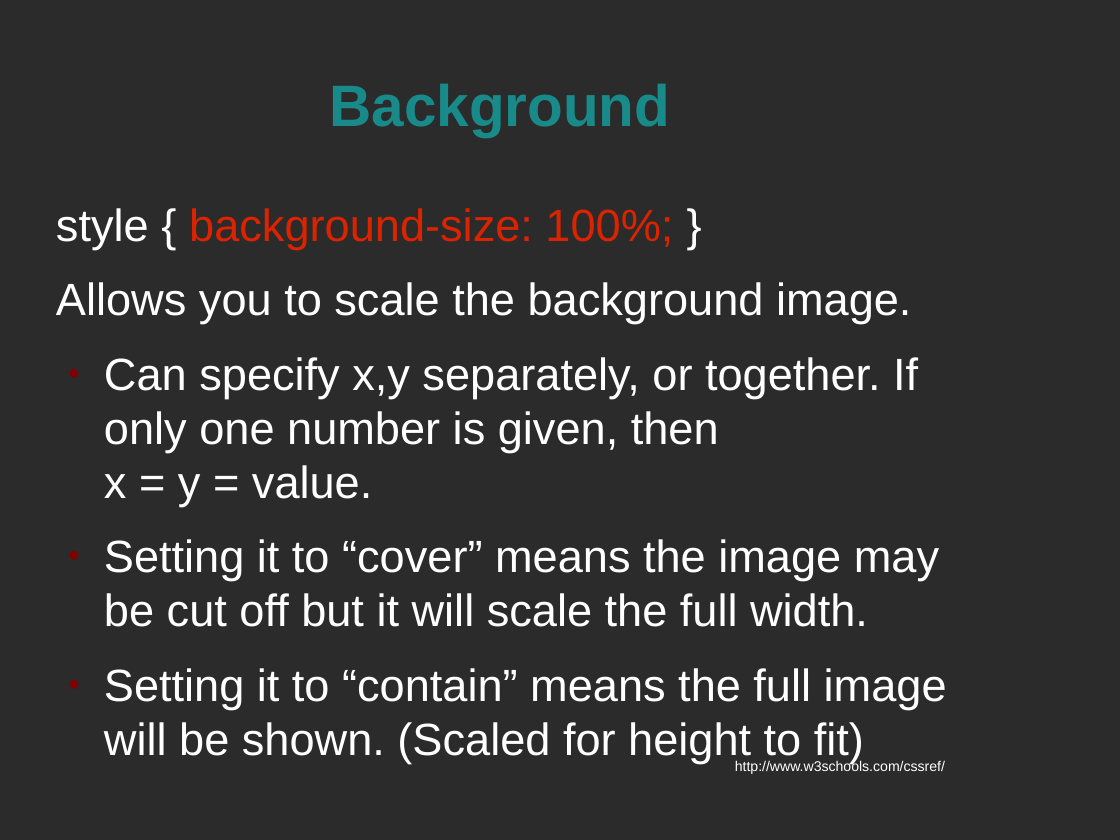
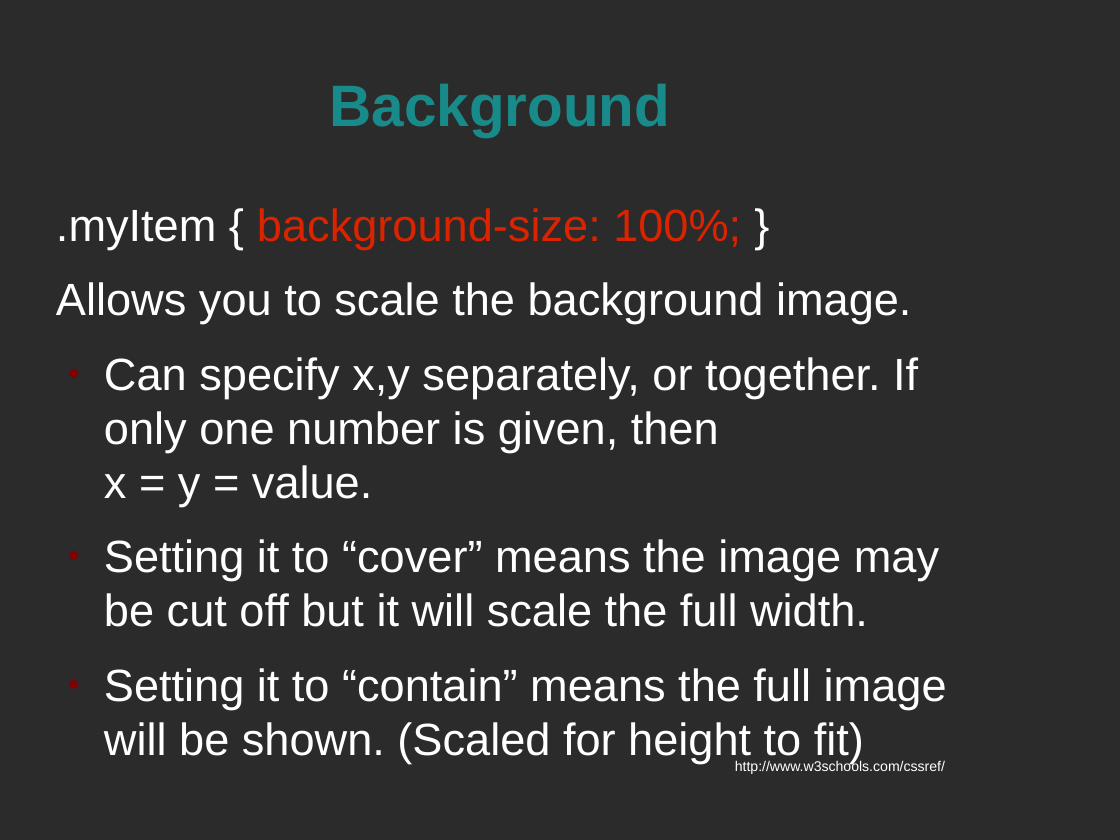
Before and after one commit to spellbindguy/Web-Development, a slide deck: slide 10 of Lectures/04 CSS/CSS Styles.odp. Drawn at 1120x840 pixels with LibreOffice and Linux fonts; fonts in the diff are those of the drawing; background and template pictures are left out; a plain dark background stands for a picture behind light text. Boxes give left, top, right and bottom in pixels: in the first picture for what was removed or moved away, otherwise in the second. Text is boxed around its words. In the diff, an @@ line names an element or a change of style, - is before the commit and + after.

```diff
--- a/Lectures/04 CSS/CSS Styles.odp
+++ b/Lectures/04 CSS/CSS Styles.odp
@@ text at [56,208,741,250]: text changed @@
-style { background-size: 100%; }
+.myItem { background-size: 100%; }
```
Also in this commit, not shown: 30 other slides changed, 38 slides added, 2 slides removed, 1 other file.
